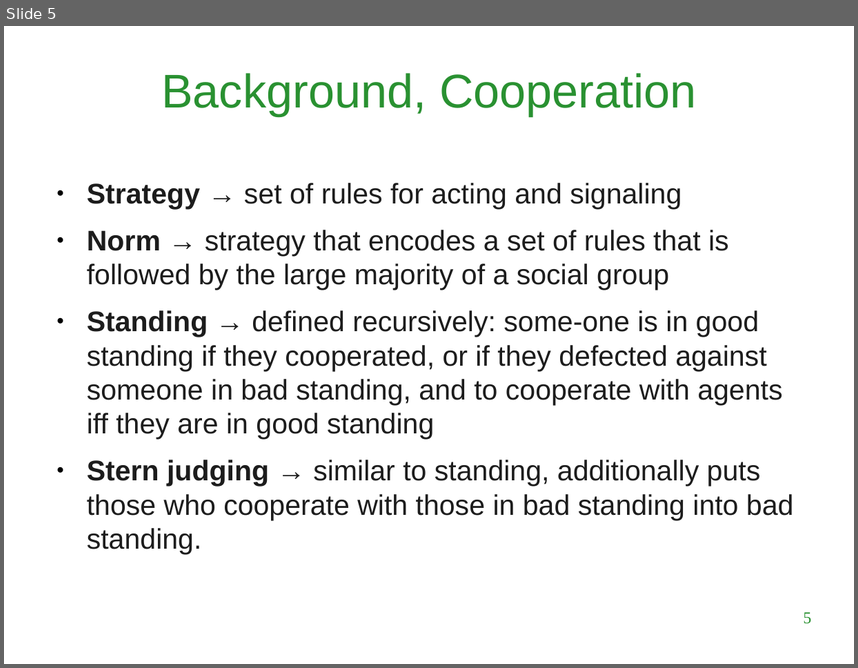
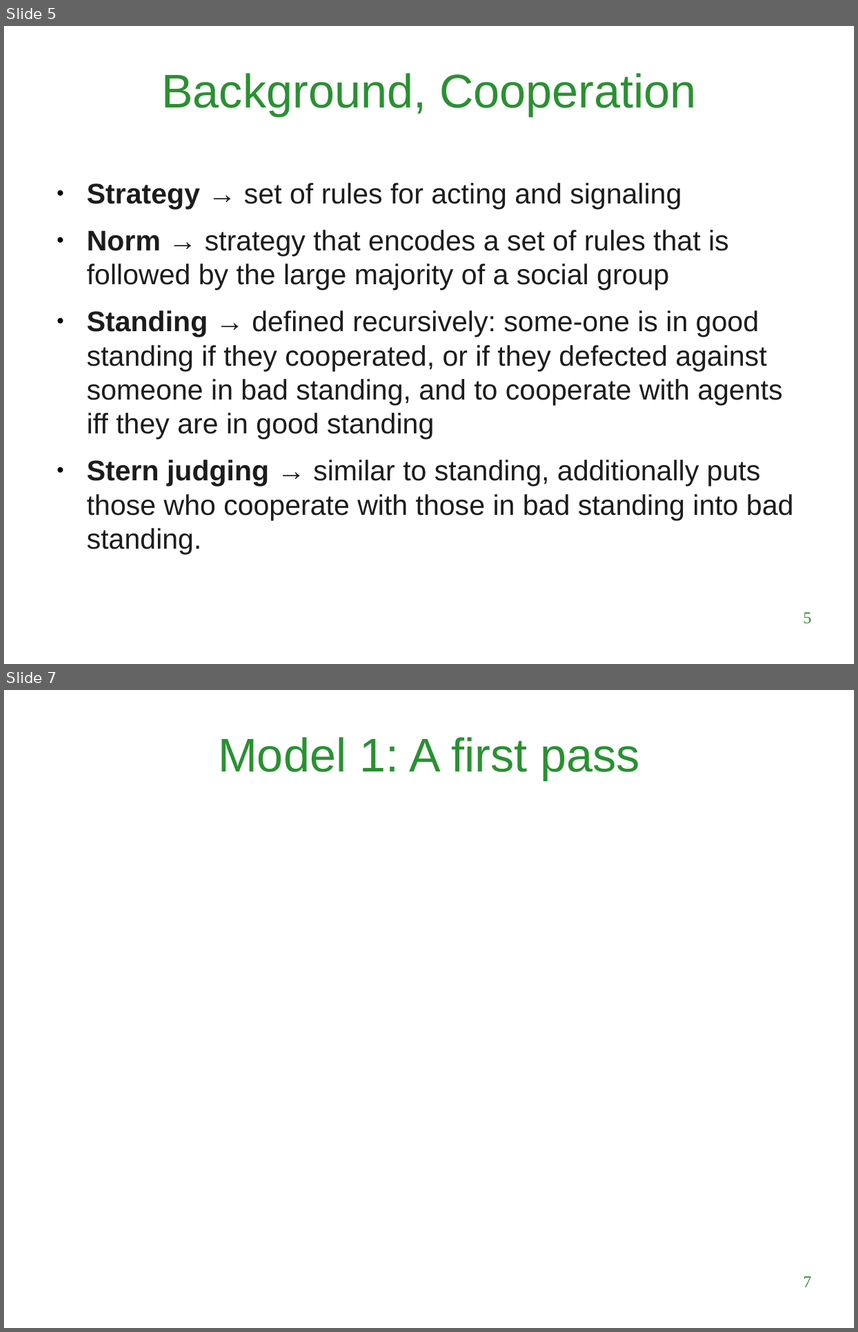
Before and after one commit to LuigiBrosNin/UNI, a slide deck: Master first year/Complex systems and network science/Tit_for_tatting_presentation.odp. Shown one above the other, each under a label of ours: slide 5 before the commit, slides 5 and 7 after it; the slides between them are not shown. The pictures are 858x668 and 858x1332 pixels, drawn with LibreOffice and Linux fonts; fonts in the diff are those of the drawing; background and template pictures are left out. Boxes give left, top, right and bottom in pixels: in the first picture for what was removed or moved away, otherwise in the second. Text is boxed around its words. In the diff, an @@ line names an element or a change of style, - is before the commit and + after.

```diff
--- a/Master first year/Complex systems and network science/Tit_for_tatting_presentation.odp
+++ b/Master first year/Complex systems and network science/Tit_for_tatting_presentation.odp
@@ slide 7 added at bbox=[4, 690, 854, 1328], background #FFFFFF @@
@@ title added at bbox=[218, 737, 640, 780], 40 pt, text #299131 @@
+Model 1: A first pass
@@ page number added at bbox=[803, 1276, 811, 1287], 14 pt, text #299131 @@
+7
```
Also in this commit, not shown: 2 other slides added, 1 slide removed, 1 other file.
